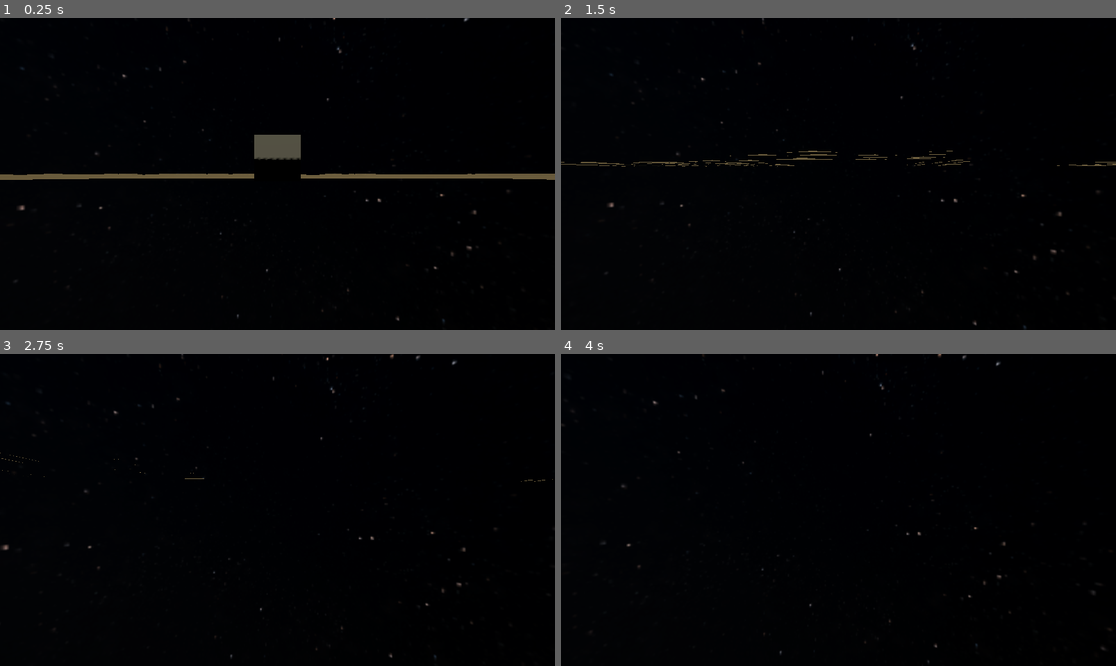
Above: before the commit, frames 1-4 (two rows, left to right).
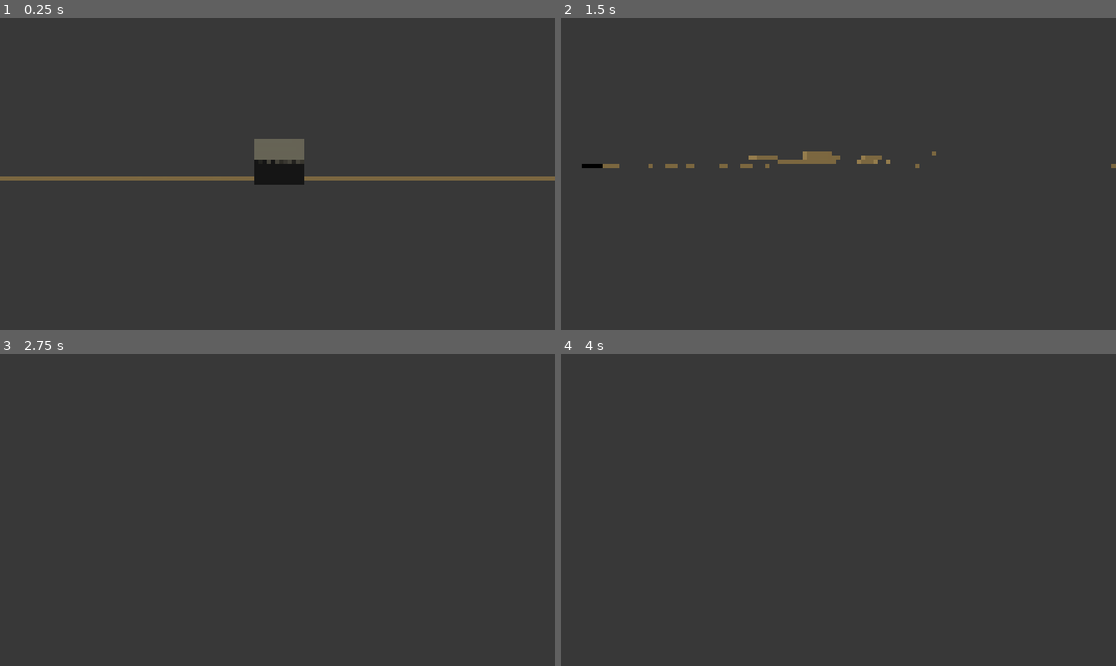
Above: after the commit, the same moments.

Repository: drussillo/Planet-Prospectors
Game: Godot game, scene res://scenes/planet1/planet_1.tscn
The game is run twice, just before and just after one commit, with the same random seed, the same clock (stepped at 60 frames per second) and the same inputs.
Inputs (mouse positions are in pixels of both pictures, inside the frame that each line leads up to):
- Up to frame 1 (0.25 s): no input
- Up to frame 2 (1.5 s): move the mouse to (866, 174) at 0.52 s; hold F (interact) 0.53-1.28 s; hold W (forward) from 0.53 s (still down); tap Space (jump) at 0.77 s; move the mouse to (810, 174) at 1.27 s; tap F (interact) at 1.35 s
- Up to frame 3 (2.75 s): keep holding W (forward); tap Space (jump) at 1.52 s; move the mouse to (288, 503) at 2.02 s; hold F (interact) from 2.03 s (still down)
- Up to frame 4 (4 s): keep holding W (forward); move the mouse to (832, 516) at 2.77 s; release F (interact) at 2.78 s; tap F (interact) at 2.85 s; tap Space (jump) at 3.02, 3.77 s; tap Enter at 3.5 s; move the mouse to (877, 513) at 3.52 s; hold F (interact) from 3.53 s (still down)

The runs differ from the first frame. In frame 1, 98% of the frame differs, in the area x 0-100%, y 0-100%; in frame 2, 100%; in frame 3, 100%; in frame 4, 100%.

Commit message:
Pixel filter

Diff:
--- /dev/null
+++ b/planet-prospectors/Shader/new_shader.gdshader
@@ -0,0 +1,36 @@
+shader_type spatial;
+render_mode unshaded;
+
+uniform sampler2D screen_texture: hint_screen_texture;
+uniform float pixel_size : hint_range(0.0, 20.0, 1.0);
+uniform float levels : hint_range(0.0, 100.0, 1.0);
+uniform vec2 gamma;
+
+void vertex() {
+	POSITION = vec4(VERTEX.xy, 1.0, 1.0);
+}
+
+void fragment() {
+	vec2 tex_size = vec2(textureSize(screen_texture, 0));
+	vec2 pixel_count = tex_size / (pixel_size * 2.);
+	vec2 pixelated_uv = floor(SCREEN_UV * pixel_count) / pixel_count;
+	vec4 color = texture(screen_texture, pixelated_uv);
+
+	color.rgb = pow(color.rgb, vec3(gamma.x));
+
+	float grayscale = max(color.r, max(color.g, color.b));
+	float lower = floor(grayscale * levels) / levels;
+	float higher = ceil(grayscale * levels) / levels;
+
+	float lower_diff = abs(lower - grayscale);
+	float higher_diff = abs(higher - grayscale);
+
+	float level = lower_diff < higher_diff ? lower : higher;
+	float adjustment = level / grayscale;
+
+	color *= adjustment;
+	color.rgb = pow(color.rgb, vec3(gamma.y));
+
+	ALBEDO = color.rgb;
+	ALPHA = color.a;
+}
--- a/planet-prospectors/project.godot
+++ b/planet-prospectors/project.godot
@@ -14,6 +14,10 @@
 run/main_scene="uid://c7nvrwodb08oj"
 config/features=PackedStringArray("4.6", "Forward Plus")
 config/icon="res://icon.svg"
+
+[filesystem]
+
+import/blender/enabled=false
 
 [global_group]
 
--- /dev/null
+++ b/planet-prospectors/scenes/planet1/canvas_layer.gd
@@ -0,0 +1 @@
+extends CanvasLayer
--- a/planet-prospectors/scenes/planet1/planet_1.tscn
+++ b/planet-prospectors/scenes/planet1/planet_1.tscn
@@ -1,27 +1,9 @@
 [gd_scene format=3 uid="uid://c7nvrwodb08oj"]
 
 [ext_resource type="Script" uid="uid://6s6blwv8vkgg" path="res://scripts/planet1/planet_1.gd" id="1_1n7i6"]
-[ext_resource type="Texture2D" uid="uid://odi2i30w4640" path="res://assets/planet1/sky/NightSkyHDRI003_1K_HDR.exr" id="2_2gj5h"]
 [ext_resource type="PackedScene" uid="uid://dsxv2swex35t6" path="res://scenes/player.tscn" id="3_5k6p0"]
 
-[sub_resource type="PanoramaSkyMaterial" id="PanoramaSkyMaterial_ajad7"]
-panorama = ExtResource("2_2gj5h")
-
-[sub_resource type="Sky" id="Sky_nbsgq"]
-sky_material = SubResource("PanoramaSkyMaterial_ajad7")
-
-[sub_resource type="Environment" id="Environment_yvh5o"]
-background_mode = 2
-sky = SubResource("Sky_nbsgq")
-fog_light_color = Color(0.9258509, 0.31698123, 3.85046e-07, 1)
-fog_light_energy = 0.01
-fog_density = 0.0001
-fog_sky_affect = 0.755
-volumetric_fog_enabled = true
-volumetric_fog_density = 0.25
-volumetric_fog_albedo = Color(1, 0.47843137, 0, 1)
-volumetric_fog_emission = Color(0.24704048, 0.054505043, 0, 1)
-volumetric_fog_length = 2.0
+[sub_resource type="Environment" id="Environment_ya2tv"]
 
 [sub_resource type="BoxMesh" id="BoxMesh_ujfxn"]
 
@@ -34,7 +16,7 @@
 shadow_enabled = true
 
 [node name="WorldEnvironment" type="WorldEnvironment" parent="." unique_id=362877873]
-environment = SubResource("Environment_yvh5o")
+environment = SubResource("Environment_ya2tv")
 
 [node name="player" parent="." unique_id=1341974548 instance=ExtResource("3_5k6p0")]
 
--- a/planet-prospectors/scenes/player.tscn
+++ b/planet-prospectors/scenes/player.tscn
@@ -2,8 +2,21 @@
 
 [ext_resource type="Script" uid="uid://u2n20ou62y4e" path="res://scripts/player.gd" id="1_4flbx"]
 [ext_resource type="Script" uid="uid://ddy4lwod8fyf" path="res://scripts/playeraim.gd" id="2_g2els"]
+[ext_resource type="Shader" uid="uid://kcbp5xs2ipte" path="res://Shader/new_shader.gdshader" id="2_qhqgy"]
 
 [sub_resource type="CapsuleShape3D" id="CapsuleShape3D_sh265"]
+
+[sub_resource type="ShaderMaterial" id="ShaderMaterial_qhqgy"]
+render_priority = 0
+shader = ExtResource("2_qhqgy")
+shader_parameter/pixel_size = 3.0
+shader_parameter/levels = 57.0
+shader_parameter/gamma = Vector2(0.125, 10)
+
+[sub_resource type="QuadMesh" id="QuadMesh_g2els"]
+material = SubResource("ShaderMaterial_qhqgy")
+flip_faces = true
+size = Vector2(2, 2)
 
 [node name="Player" type="CharacterBody3D" unique_id=1341974548]
 script = ExtResource("1_4flbx")
@@ -18,6 +31,10 @@
 [node name="Camera3D" type="Camera3D" parent="Head" unique_id=1528314665]
 transform = Transform3D(1, 0, 0, 0, 1, 0, 0, 0, 1, 0, 0.49289918, 0)
 
+[node name="MeshInstance3D" type="MeshInstance3D" parent="Head/Camera3D" unique_id=982479519]
+transform = Transform3D(1, 0, 0, 0, 1, 0, 0, 0, 1, -0.027, 0.0071008205, -0.560572)
+mesh = SubResource("QuadMesh_g2els")
+
 [node name="PlayerAim" type="RayCast3D" parent="Head" unique_id=1442054577]
 transform = Transform3D(2, 0, 0, 0, -8.742278e-08, -2, 0, 2, -8.742278e-08, 0, 0, 0)
 script = ExtResource("2_g2els")
Not shown, added: planet-prospectors/Shader/new_shader.gdshader.uid
Not shown, added: planet-prospectors/scenes/planet1/canvas_layer.gd.uid
